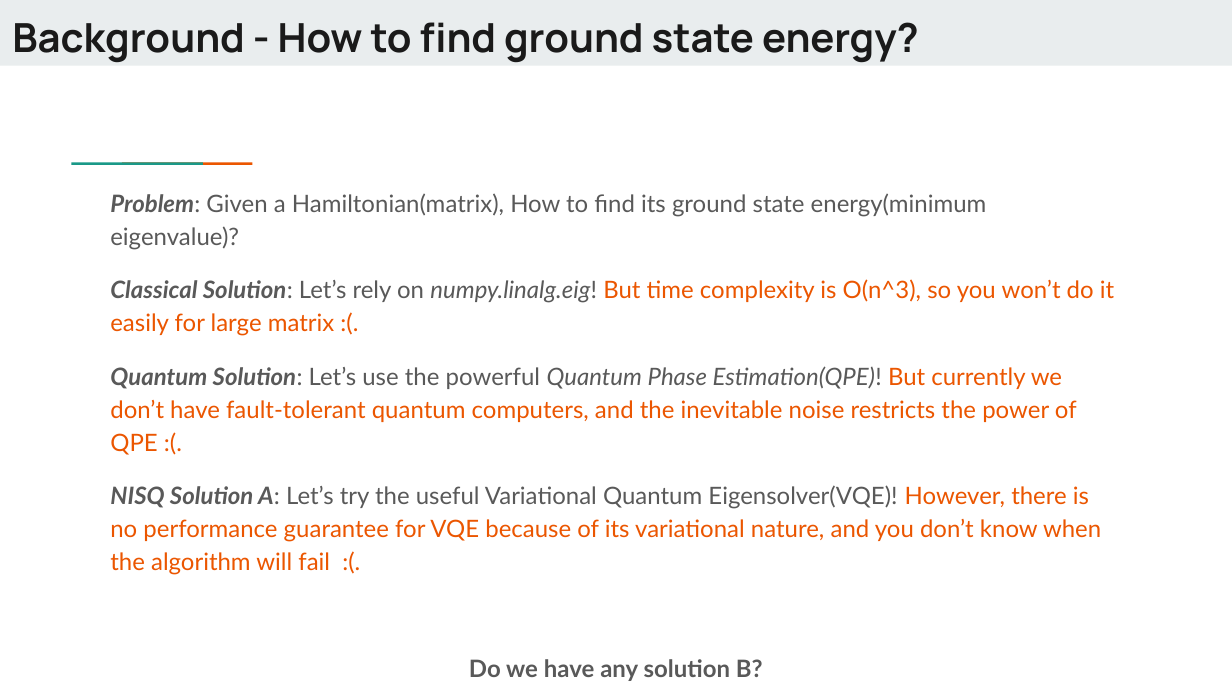
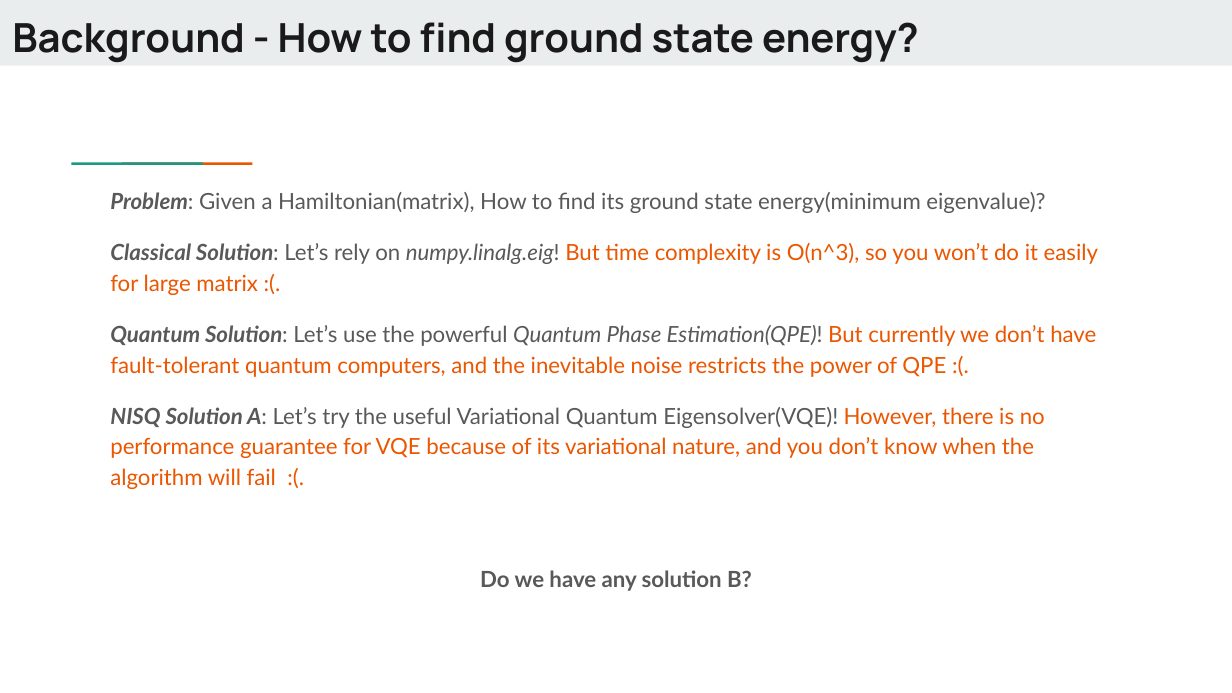
Before and after one commit to Dran-Z/QHack2023-SunnyDelft, a slide deck: slide 2 of QHack-SunnyDelft.pptx. Drawn at 1232x693 pixels with LibreOffice and Linux fonts; fonts in the diff are those of the drawing. Boxes give left, top, right and bottom in pixels: in the first picture for what was removed or moved away, otherwise in the second. Text is boxed around its words. In the diff, an @@ line names an element or a change of style, - is before the commit and + after.

Commit message:
Update Figure and qiskit_noiseless
Ready to use.

```diff
--- a/QHack-SunnyDelft.pptx
+++ b/QHack-SunnyDelft.pptx
@@ text "Problem: Given a Hamiltonian(matrix), How ..." at <box>110,192,1098,591</box>: size 14 to 12.9 pt @@
```
Also in this commit, not shown: 2 other slides changed, 6 slides added, 1 slide removed, 7 other files.
